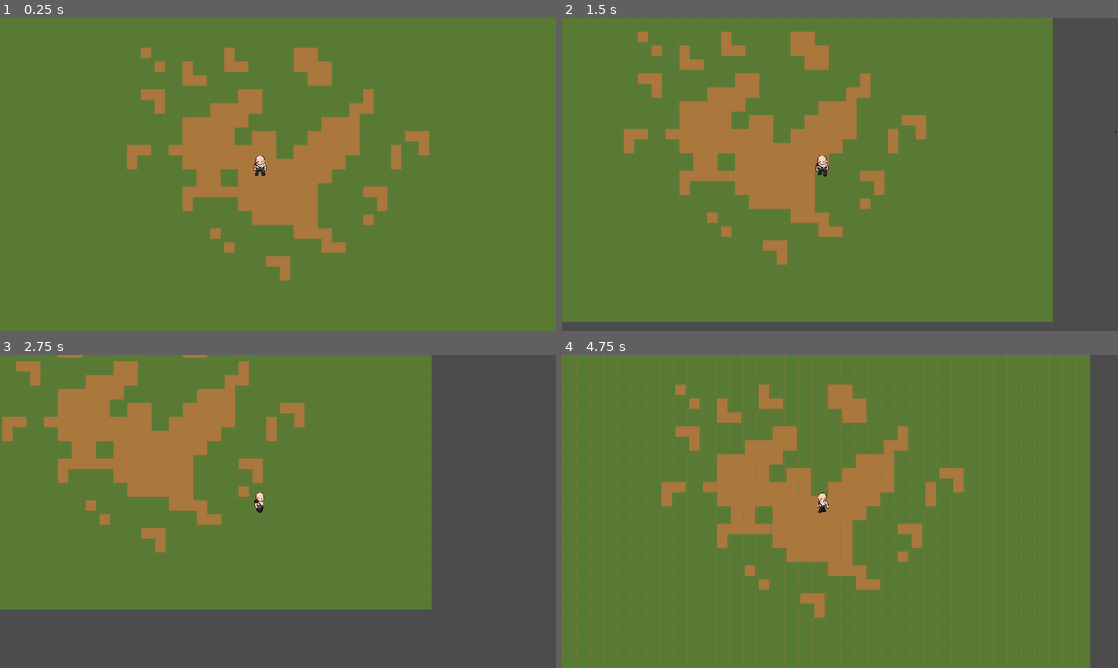
Above: before the commit, frames 1-4 (two rows, left to right).
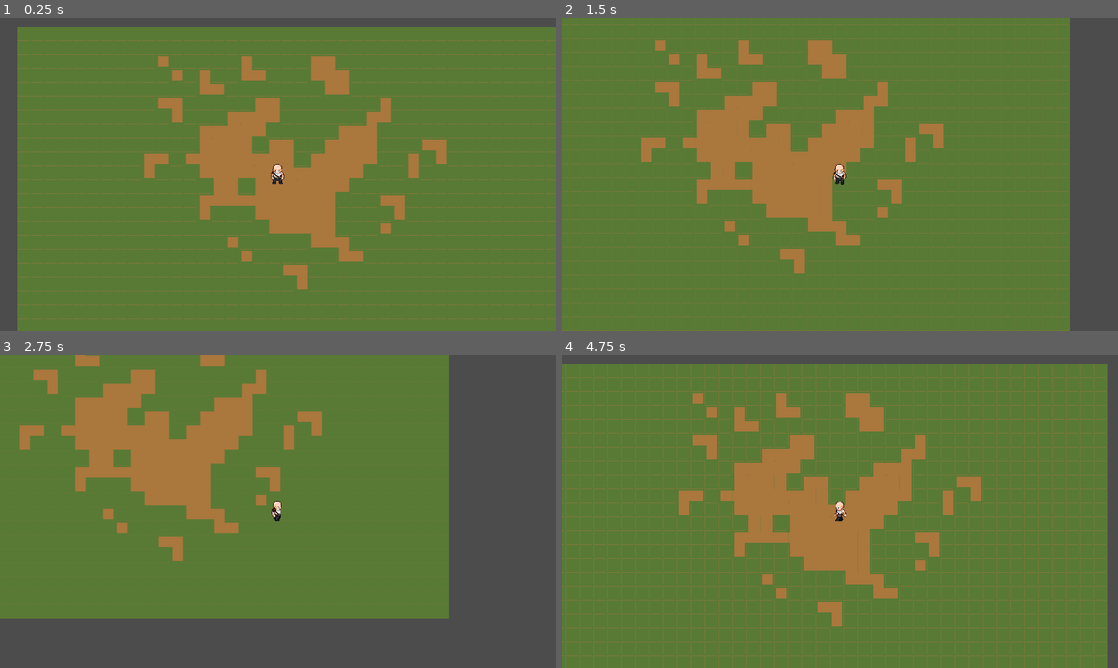
Above: after the commit, the same moments.

Repository: code-robmunro/Fracture
Game: Godot game, scene res://Scenes/Main.tscn
Same seed, same stepped clock (60 frames per second), same inputs: the game is played once before the commit and once after it.
Inputs (mouse positions are in pixels of both pictures, inside the frame that each line leads up to):
- Up to frame 1 (0.25 s): no input
- Up to frame 2 (1.5 s): tap Enter at 0.5 s; move the mouse to (962, 158) at 0.52 s; hold D (right) 0.53-1.28 s; click (962, 158) at 0.67 s; move the mouse to (728, 190) at 1.27 s; hold S (down) from 1.28 s (still down)
- Up to frame 3 (2.75 s): move the mouse to (333, 442) at 2.02 s; release S (down) at 2.03 s; hold D (right) from 2.03 s (still down)
- Up to frame 4 (4.75 s): move the mouse to (812, 574) at 2.77 s; release D (right) at 2.78 s; hold W (up) 2.78-3.53 s; click (812, 574) at 2.92 s; move the mouse to (1006, 558) at 3.52 s; hold A (left) from 3.53 s (still down); move the mouse to (673, 464) at 4.27 s

The runs differ from the first frame. In frame 1, 20% of the frame differs, in the area x 0-100%, y 0-100%; in frame 2, 19%; in frame 3, 14%; in frame 4, 26%, in the area x 0-99%, y 0-100%.

Commit message:
Move Player's child Camera2d into Player scene

Diff:
--- a/Scenes/Main.tscn
+++ b/Scenes/Main.tscn
@@ -15,8 +15,3 @@
 
 [node name="Player" parent="World" instance=ExtResource( 2 )]
 position = Vector2( 600, 340 )
-
-[node name="Camera2D" type="Camera2D" parent="World/Player"]
-position = Vector2( -600, -340 )
-anchor_mode = 0
-current = true
--- a/Scenes/Player.gd
+++ b/Scenes/Player.gd
@@ -73,5 +73,5 @@
 
 func _physics_process(delta):
     move_and_slide(velocity.normalized() * Constants.ENTITY_BASE_SPEED)
-    $Camera2D.offset_h = $sprite.position.x
-    $Camera2D.offset_h = $sprite.position.y
+    $camera.offset_h = $sprite.position.x
+    $camera.offset_h = $sprite.position.y
--- a/Scenes/Player.tscn
+++ b/Scenes/Player.tscn
@@ -170,3 +170,8 @@
 [node name="bullet_cooldown" type="Timer" parent="."]
 wait_time = 0.2
 one_shot = true
+
+[node name="camera" type="Camera2D" parent="."]
+current = true
+drag_margin_h_enabled = false
+drag_margin_v_enabled = false
